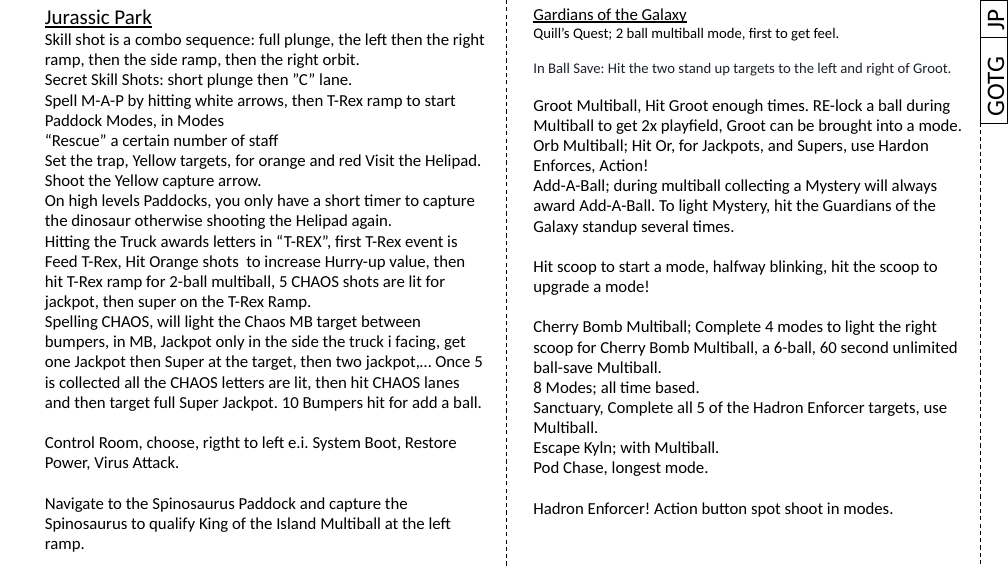
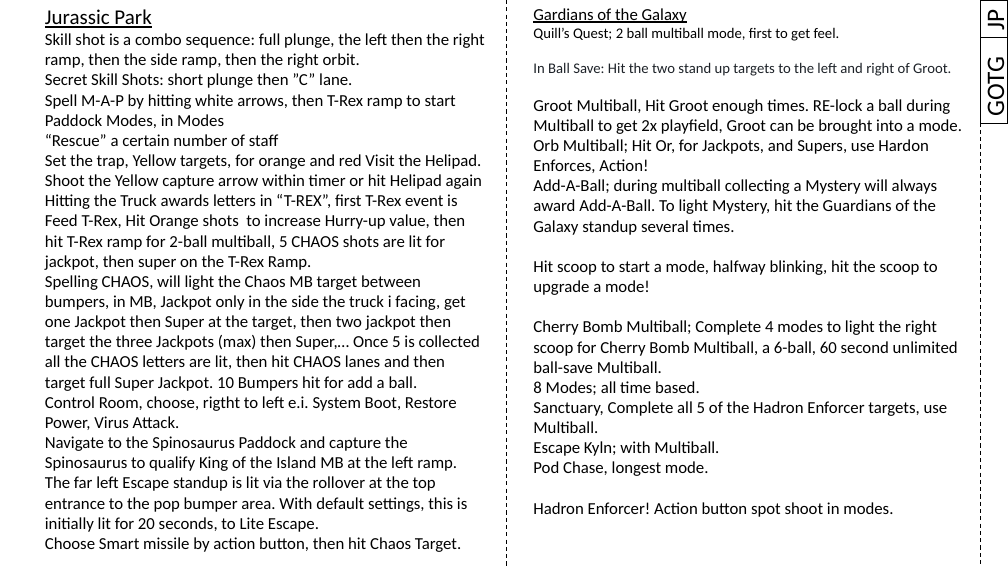
Before and after one commit to karstenbolge/PB, a slide deck: slide 10 of PB.pptx. Drawn at 1008x567 pixels with LibreOffice and Linux fonts; fonts in the diff are those of the drawing. Boxes give left, top, right and bottom in pixels: in the first picture for what was removed or moved away, otherwise in the second. Text is boxed around its words. In the diff, an @@ line names an element or a change of style, - is before the commit and + after.

```diff
--- a/PB.pptx
+++ b/PB.pptx
@@ text at [45, 174, 482, 189]: text changed @@
-Shoot the Yellow capture arrow.
-On high levels Paddocks, you only have a short timer to capture the dinosaur otherwise shooting the Helipad again.
+Shoot the Yellow capture arrow within timer or hit Helipad again
@@ text at [45, 275, 480, 391]: text changed @@
-Spelling CHAOS, will light the Chaos MB target between bumpers, in MB, Jackpot only in the side the truck i facing, get one Jackpot then Super at the target, then two jackpot,… Once 5 is collected all the CHAOS letters are lit, then hit CHAOS lanes and then target full Super Jackpot. 10 Bumpers hit for add a ball.
+Spelling CHAOS, will light the Chaos MB target between bumpers, in MB, Jackpot only in the side the truck i facing, get one Jackpot then Super at the target, then two jackpot then target the three Jackpots (max) then Super,… Once 5 is collected all the CHAOS letters are lit, then hit CHAOS lanes and then target full Super Jackpot. 10 Bumpers hit for add a ball.
@@ text at [45, 436, 467, 552]: text changed @@
-Navigate to the Spinosaurus Paddock and capture the Spinosaurus to qualify King of the Island Multiball at the left ramp.
+Navigate to the Spinosaurus Paddock and capture the Spinosaurus to qualify King of the Island MB at the left ramp.
+The far left Escape standup is lit via the rollover at the top entrance to the pop bumper area. With default settings, this is initially lit for 20 seconds, to Lite Escape.
+Choose Smart missile by action button, then hit Chaos Target.
```
Also in this commit, not shown: 1 other file.
